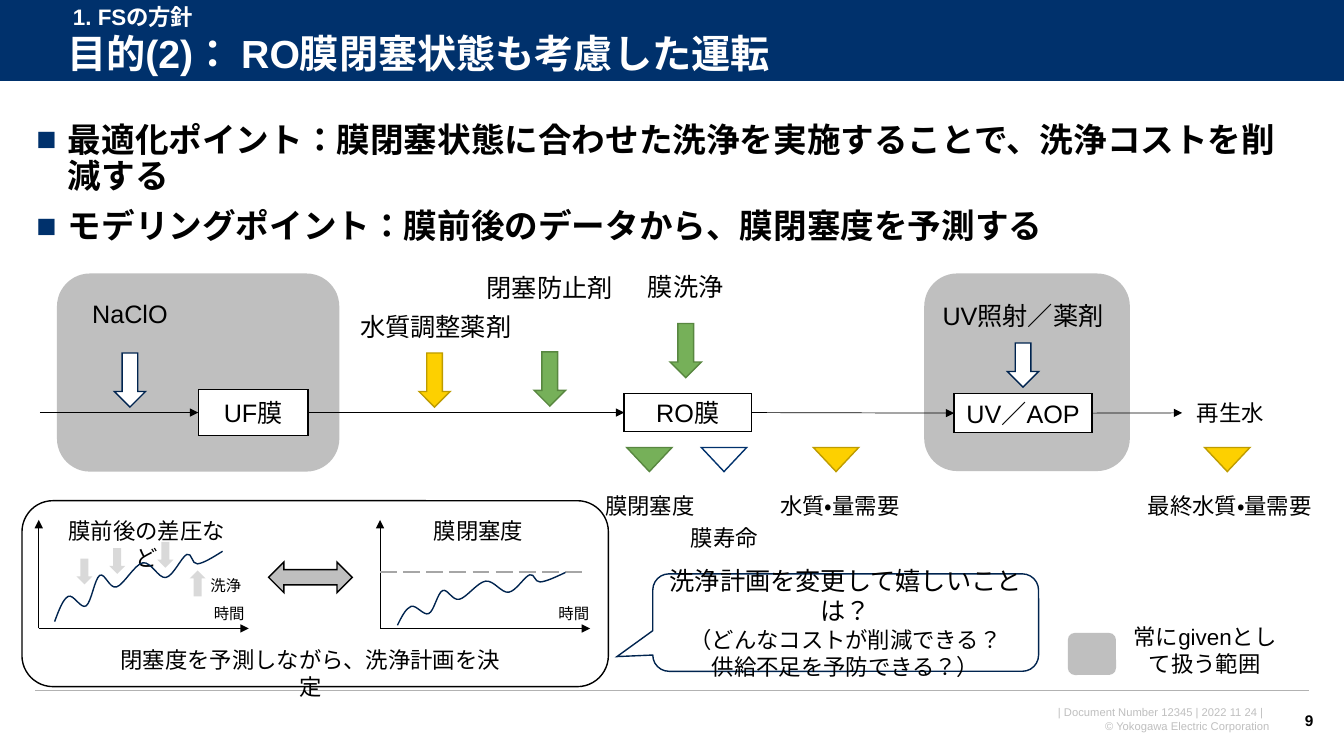
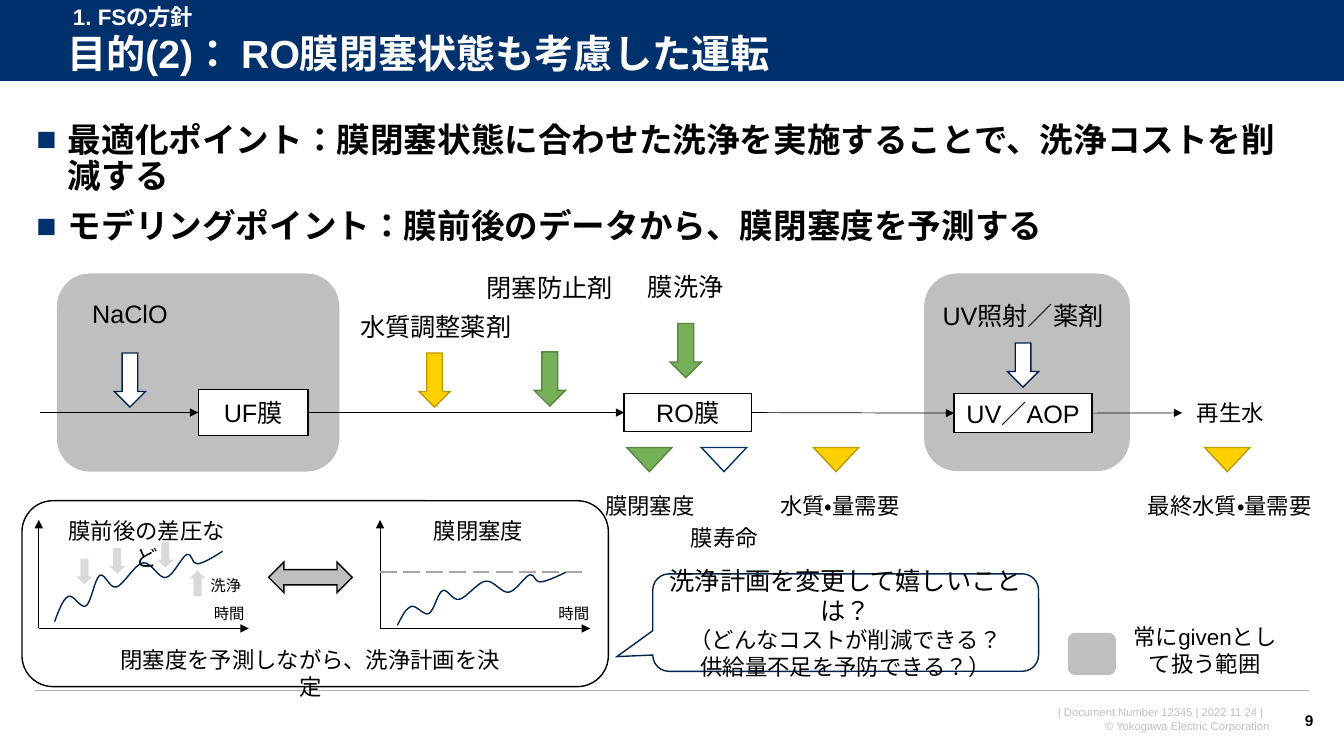
Before and after one commit to watarukumagai-git/opt, a slide deck: slide 9 of Reuse_Water/221124_米国再生水NAWI RO膜解析・最適化FS相談_rev.0.pptx. Drawn at 1344x756 pixels with LibreOffice and Linux fonts; fonts in the diff are those of the drawing; background and template pictures are left out. Boxes give left, top, right and bottom in pixels: in the first picture for what was removed or moved away, otherwise in the second. Text is boxed around its words. In the diff, an @@ line names an element or a change of style, - is before the commit and + after.

```diff
--- a/Reuse_Water/221124_米国再生水NAWI RO膜解析・最適化FS相談_rev.0.pptx
+++ b/Reuse_Water/221124_米国再生水NAWI RO膜解析・最適化FS相談_rev.0.pptx
@@ text in rounded speech box at bbox=[701, 656, 991, 677]: text changed @@
-供給不足を予防できる？）
+供給量不足を予防できる？）
```
Also in this commit, not shown: 7 other slides changed, 2 slides added, 1 other file.
